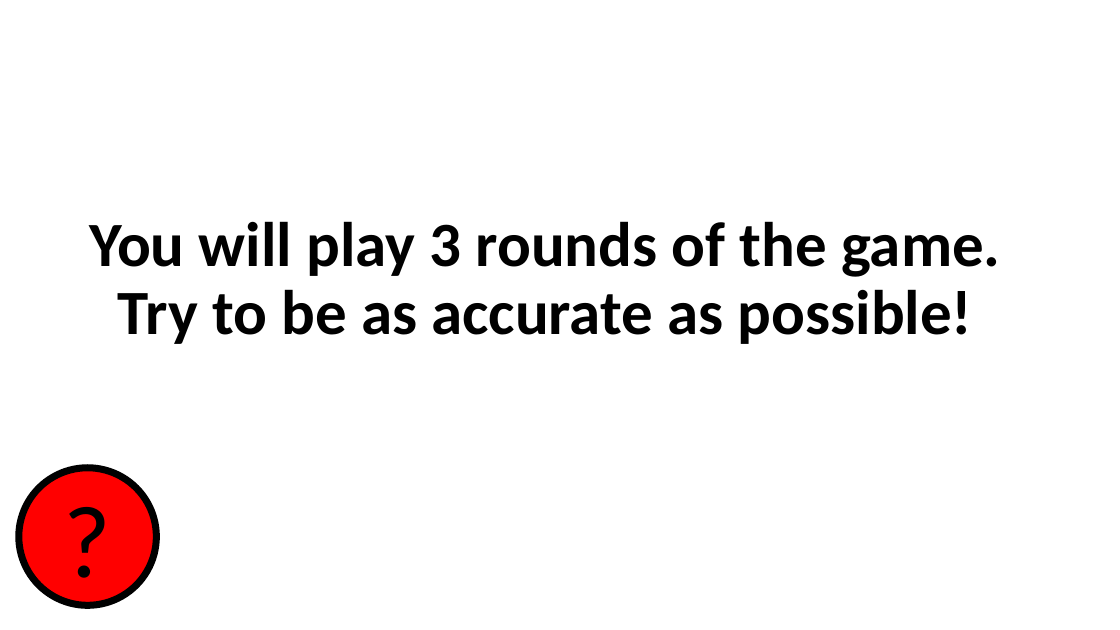
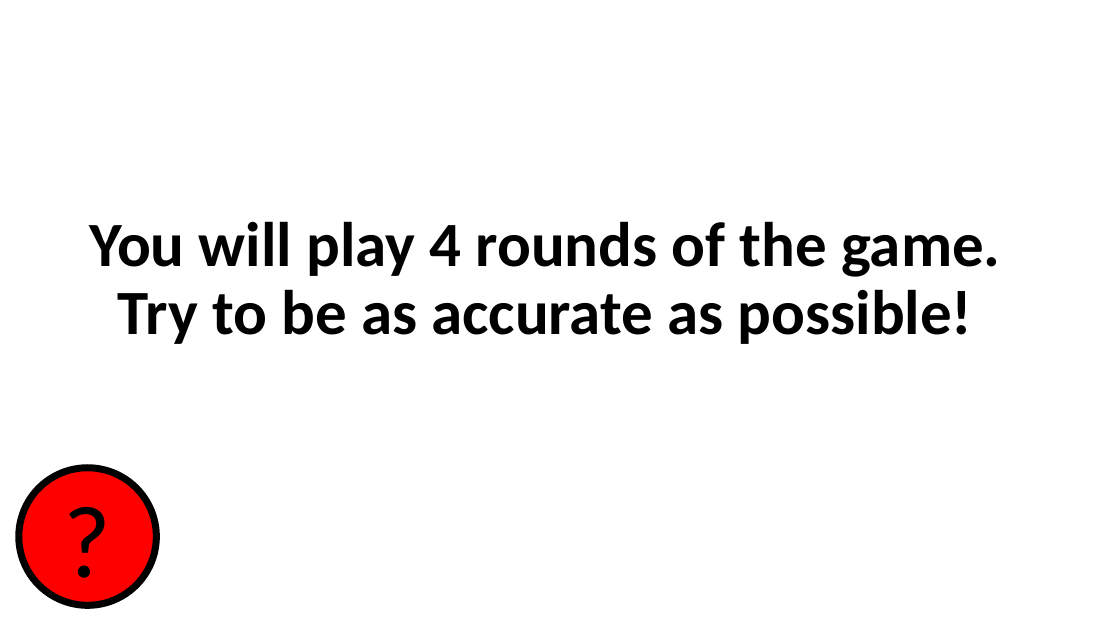
Before and after one commit to seannyD/StoryTransmission, a slide deck: slide 12 of offline/DistractionTask/Video/DistractionTaskInstructions.pptx. Drawn at 1120x630 pixels with LibreOffice and Linux fonts; fonts in the diff are those of the drawing. Boxes give left, top, right and bottom in pixels: in the first picture for what was removed or moved away, otherwise in the second. Text is boxed around its words. In the diff, an @@ line names an element or a change of style, - is before the commit and + after.

Commit message:
changed distraction task video and image backup to reflect 20s display and 4 rounds.

```diff
--- a/offline/DistractionTask/Video/DistractionTaskInstructions.pptx
+++ b/offline/DistractionTask/Video/DistractionTaskInstructions.pptx
@@ title at [89,221,1001,344]: text changed @@
-You will play 3 rounds of the game.
-Try to be as accurate as possible!
+You will play 4 rounds of the game.
+Try to be as accurate as possible!
```
Also in this commit, not shown: 1 other slide changed, 12 other files.
